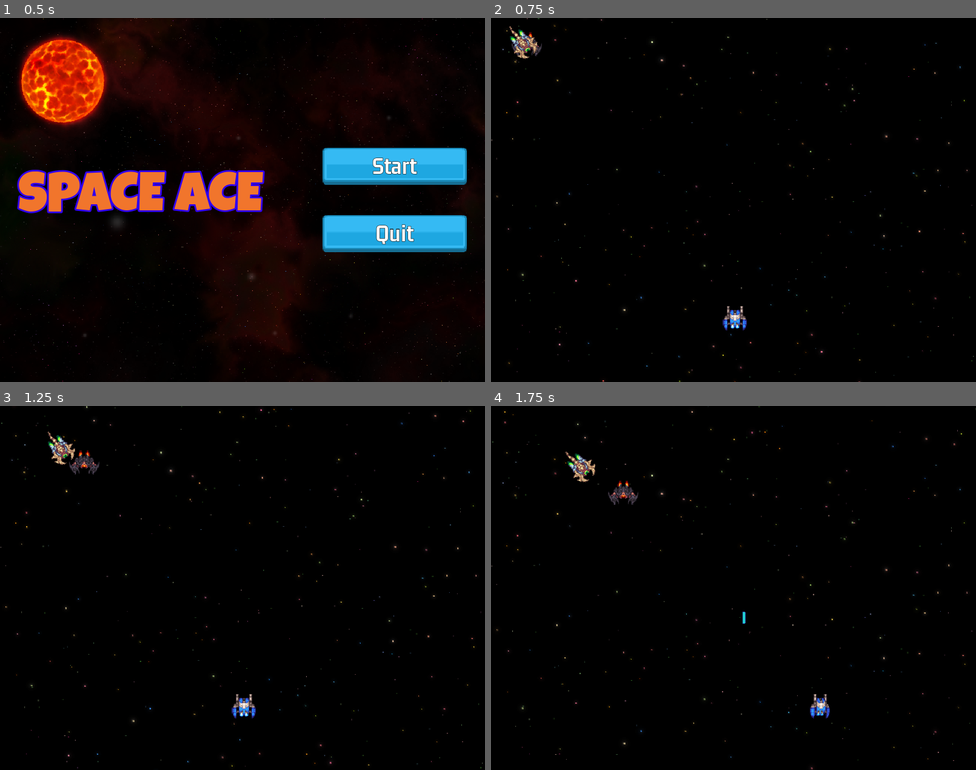
Above: before the commit, frames 1-4 (two rows, left to right).
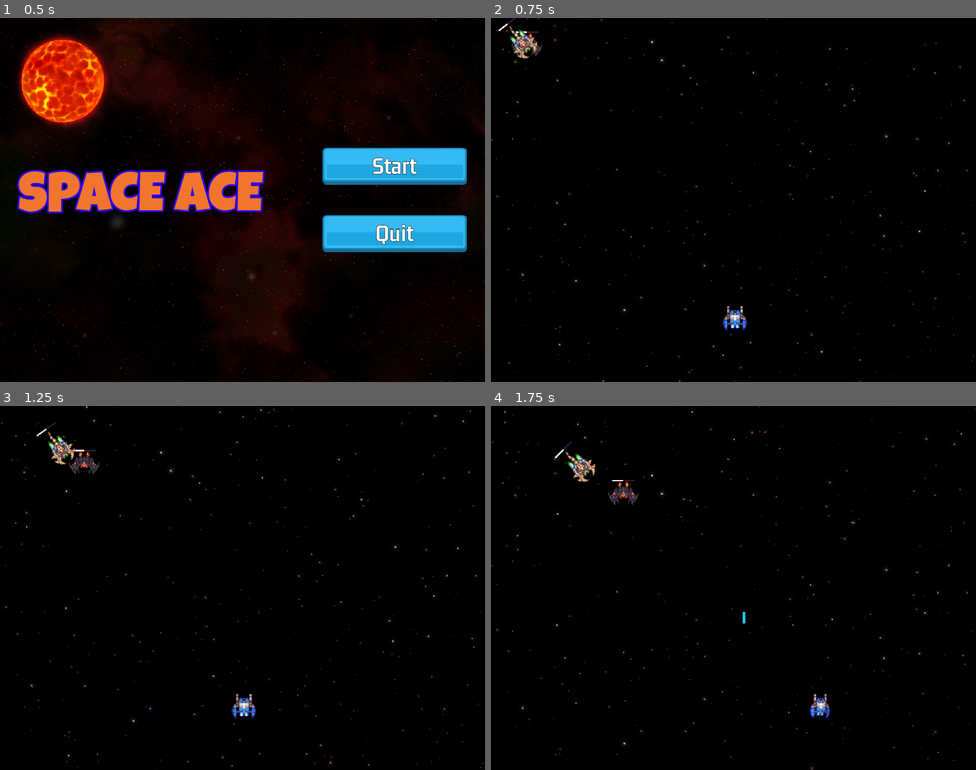
Above: after the commit, the same moments.

Repository: fj0lverkr/space-ace
Game: Godot game, scene res://scenes/main/main.tscn
Two runs of this game, one before a commit and one after it. Both use one fixed random seed, a clock stepped at 60 frames per second and the inputs below. Sound files missing from this copy of the repository are replaced by a short silence.
Inputs (mouse positions are in pixels of both pictures, inside the frame that each line leads up to):
- Up to frame 1 (0.5 s): no input
- Up to frame 2 (0.75 s): click "Start" at 0.5 s
- Up to frame 3 (1.25 s): no input
- Up to frame 4 (1.75 s): move the mouse to (840, 569) at 1.27 s; hold D (right) from 1.28 s (still down); click (840, 569) at 1.35 s

Frame 1 is identical in both runs. In frame 2, less than 0.1% of the frame differs, in the area x 1-10%, y 0-5%; in frame 3, less than 0.1%, in the area x 7-20%, y 4-13%; in frame 4, less than 0.1%.

Commit message:
add healthbar to enemies

Diff:
--- a/scenes/enemies/base_enemy.tscn
+++ b/scenes/enemies/base_enemy.tscn
@@ -1,7 +1,8 @@
-[gd_scene load_steps=6 format=3 uid="uid://bev4wimedk8q"]
+[gd_scene load_steps=7 format=3 uid="uid://bev4wimedk8q"]
 
 [ext_resource type="Script" path="res://scenes/enemies/base_enemy.gd" id="1_vvqcf"]
 [ext_resource type="PackedScene" uid="uid://bn3b3t3pwf5vw" path="res://scenes/collidable_object/collidable_object.tscn" id="2_7tfwu"]
+[ext_resource type="PackedScene" uid="uid://cixu3em2o0x3p" path="res://scenes/health_bar/health_bar.tscn" id="3_o2cgl"]
 
 [sub_resource type="Animation" id="Animation_6idu0"]
 length = 0.001
@@ -63,6 +64,8 @@
 [node name="LaserTimer" type="Timer" parent="."]
 one_shot = true
 
+[node name="HealthBar" parent="." instance=ExtResource("3_o2cgl")]
+
 [connection signal="timeout" from="OutOfTime" to="." method="_on_out_of_time_timeout"]
 [connection signal="animation_finished" from="AnimationPlayer" to="." method="_on_animation_player_animation_finished"]
 [connection signal="timeout" from="LaserTimer" to="." method="_on_laser_timer_timeout"]
--- a/scenes/enemies/enemy_bio.tscn
+++ b/scenes/enemies/enemy_bio.tscn
@@ -132,4 +132,11 @@
 [node name="MarkerGun" type="Marker2D" parent="." index="5"]
 position = Vector2(17, 0)
 
+[node name="HealthBar" parent="." index="6"]
+offset_left = -29.0
+offset_top = 15.0
+offset_right = 1.0
+offset_bottom = 17.0
+rotation = -1.5708
+
 [editable path="CollidableObject"]
--- a/scenes/enemies/enemy_bomber.tscn
+++ b/scenes/enemies/enemy_bomber.tscn
@@ -132,4 +132,11 @@
 [node name="MarkerGun" type="Marker2D" parent="." index="5"]
 position = Vector2(28, 0)
 
+[node name="HealthBar" parent="." index="6"]
+offset_left = -34.0
+offset_top = 20.0
+offset_right = 6.0
+offset_bottom = 22.0
+rotation = -1.5708
+
 [editable path="CollidableObject"]
--- a/scenes/enemies/enemy_zipper.tscn
+++ b/scenes/enemies/enemy_zipper.tscn
@@ -120,7 +120,7 @@
 
 [node name="Sprite" parent="." index="1"]
 sprite_frames = SubResource("SpriteFrames_bqoph")
-animation = &"red"
+animation = &"yellow"
 autoplay = "yellow"
 flip_v = true
 
@@ -130,4 +130,10 @@
 [node name="MarkerGun" type="Marker2D" parent="." index="5"]
 position = Vector2(0, 7)
 
+[node name="HealthBar" parent="." index="6"]
+offset_left = -15.0
+offset_top = -17.0
+offset_right = 15.0
+offset_bottom = -15.0
+
 [editable path="CollidableObject"]
--- a/scenes/health_bar/health_bar.tscn
+++ b/scenes/health_bar/health_bar.tscn
@@ -8,9 +8,5 @@
 offset_bottom = 40.0
 value = 50.0
 nine_patch_stretch = true
-stretch_margin_left = 6
-stretch_margin_top = 6
-stretch_margin_right = 6
-stretch_margin_bottom = 6
 texture_under = ExtResource("1_rasdo")
 texture_progress = ExtResource("2_nh1gi")
